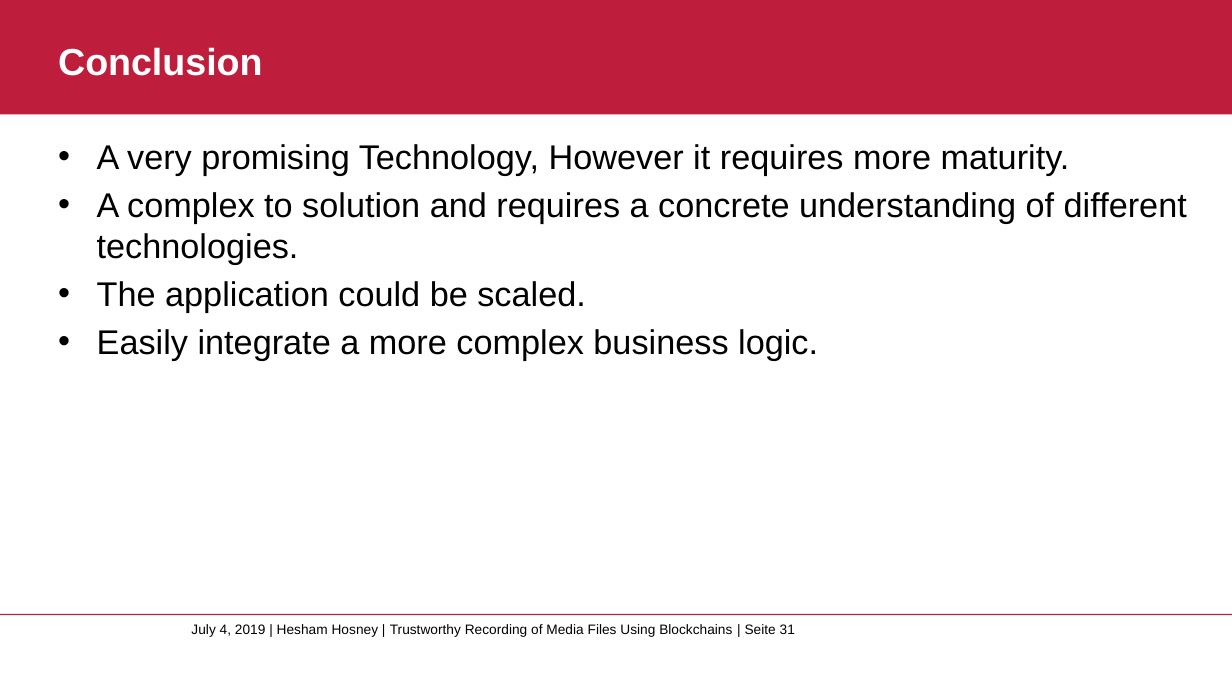
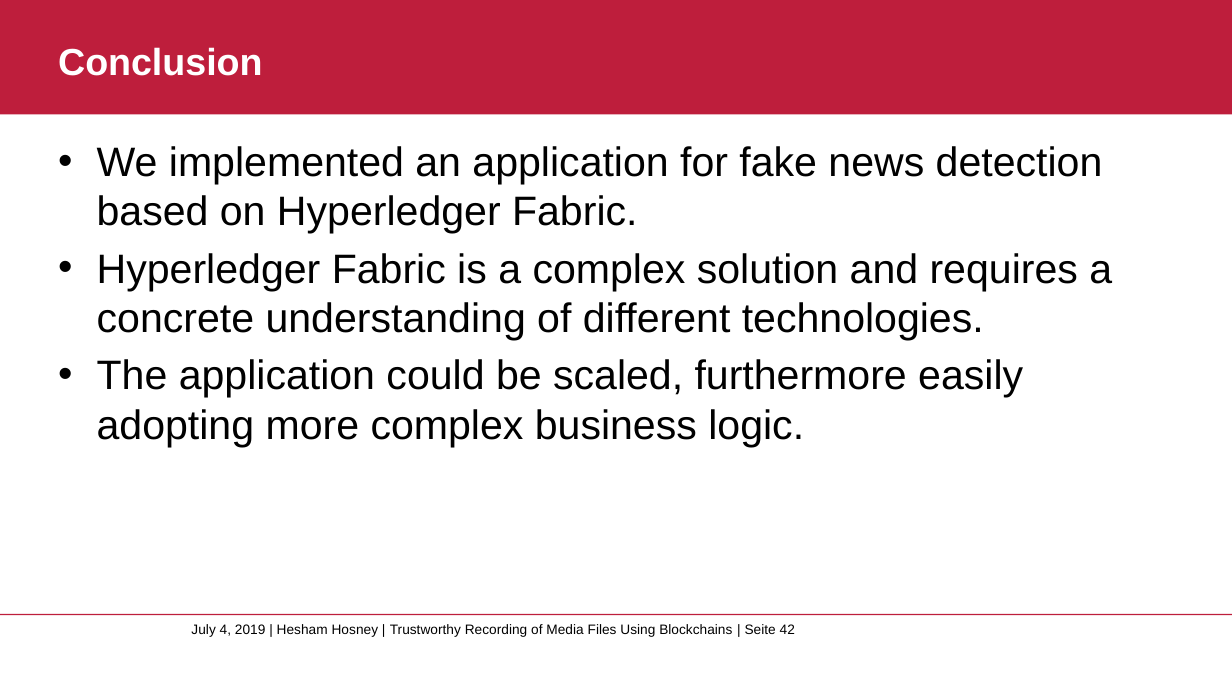
Before and after one commit to whosham/FakeNewsDetection, a slide deck: slide 42 of FakeNewsDetection.pptx (slide 31 before the commit). Drawn at 1232x693 pixels with LibreOffice and Linux fonts; fonts in the diff are those of the drawing; background and template pictures are left out. Boxes give left, top, right and bottom in pixels: in the first picture for what was removed or moved away, otherwise in the second. Text is boxed around its words. In the diff, an @@ line names an element or a change of style, - is before the commit and + after.

```diff
--- a/FakeNewsDetection.pptx
+++ b/FakeNewsDetection.pptx
@@ text at (97,146,1112,447): text changed; size 20 to 24 pt @@
-• A very promising Technology, However it requires more maturity.
-• A complex to solution and requires a concrete understanding of different technologies.
-• The application could be scaled.
-• Easily integrate a more complex business logic.
+• We implemented an application for fake news detection based on Hyperledger Fabric.
+• Hyperledger Fabric is a complex solution and requires a concrete understanding of different technologies.
+• The application could be scaled, furthermore easily adopting more complex business logic.
@@ text at (191,624,795,637): text changed @@
-July 4, 2019 | Hesham Hosney | Trustworthy Recording of Media Files Using Blockchains | Seite 31
+July 4, 2019 | Hesham Hosney | Trustworthy Recording of Media Files Using Blockchains | Seite 42
```
Also in this commit, not shown: 23 other slides changed, 14 slides added, 3 slides removed, 5 other files.
